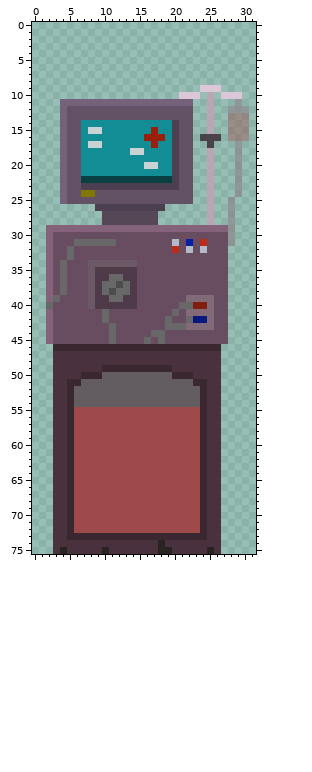
Edited in one commit: sprite sheet (prjVenomBite/sprites/checkpoint_spr/layers/0397c55c-929f-4411-80ba-77c7b20da1ff/07cf778e-6ddd-4b88-aa0c-3cef29235f52.png). Above: the version before the commit.
The file is 32x76 pixels. Colours within 5 levels of each other are drawn and written as one.
After:
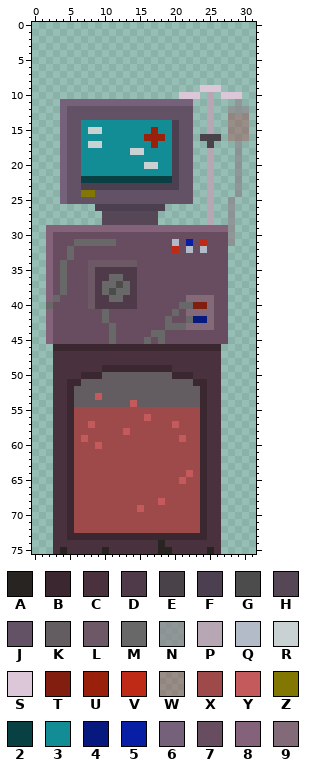
Palette (. is transparent): A #282422  B #3a2730  C #49323d  D #4f3a49  E #494248  F #4c3f4f  G #4c4c4c  H #564756  J #635266  K #635c60  L #6d5866  M #686868  N #8c8187a1  P #b7a7b5  Q #b3bbc9  R #c9d2d3  S #dbc7d8  T #821e10  U #99210c  V #bf2a16  W #9e494a6b  X #9e494a  Y #c45a5c  Z #827702  2 #084044  3 #128d96  4 #07197f  5 #081fa5  6 #76617a  7 #684d60  8 #84627a  9 #826a79
What changed:
{"y":53,"x":9,"old":"K","new":"Y"}
{"y":54,"x":14,"old":"K","new":"Y"}
{"y":56,"x":16,"old":"X","new":"Y"}
{"y":57,"x":8,"old":"X","new":"Y"}
{"y":57,"x":20,"old":"X","new":"Y"}
{"y":58,"x":13,"old":"X","new":"Y"}
{"y":59,"x":7,"old":"X","new":"Y"}
{"y":59,"x":21,"old":"X","new":"Y"}
{"y":60,"x":9,"old":"X","new":"Y"}
{"y":64,"x":22,"old":"X","new":"Y"}
{"y":65,"x":21,"old":"X","new":"Y"}
{"y":68,"x":18,"old":"X","new":"Y"}
{"y":69,"x":15,"old":"X","new":"Y"}
{"label":"changed","picture_box":[81,393,186,449]}
{"label":"changed","picture_box":[137,470,193,512]}
